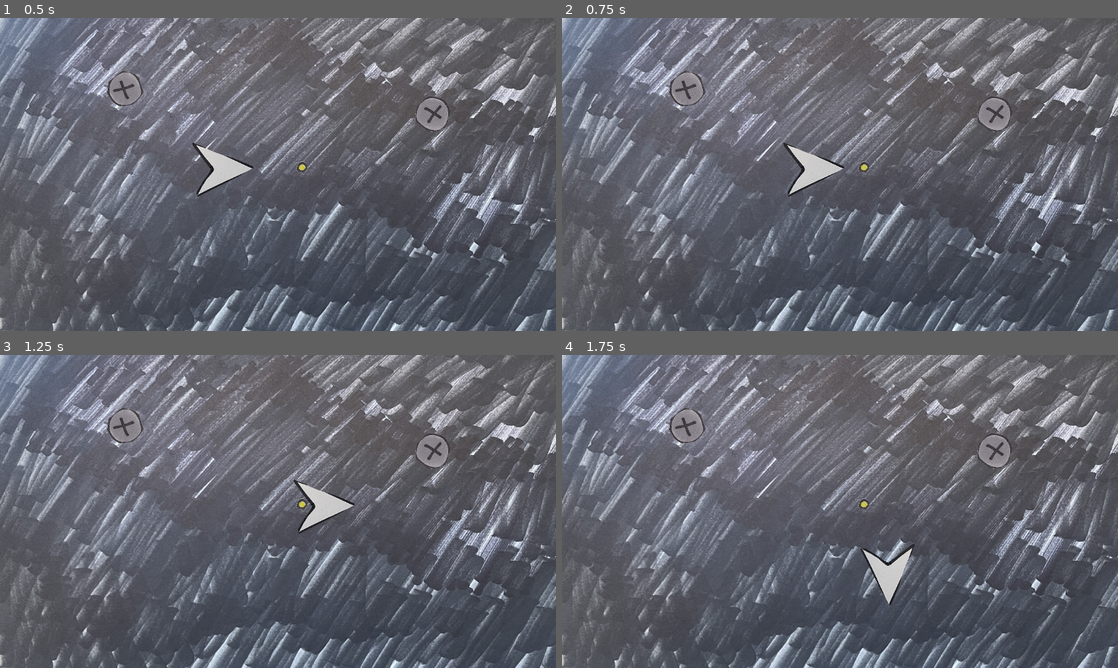
Above: before the commit, frames 1-4 (two rows, left to right).
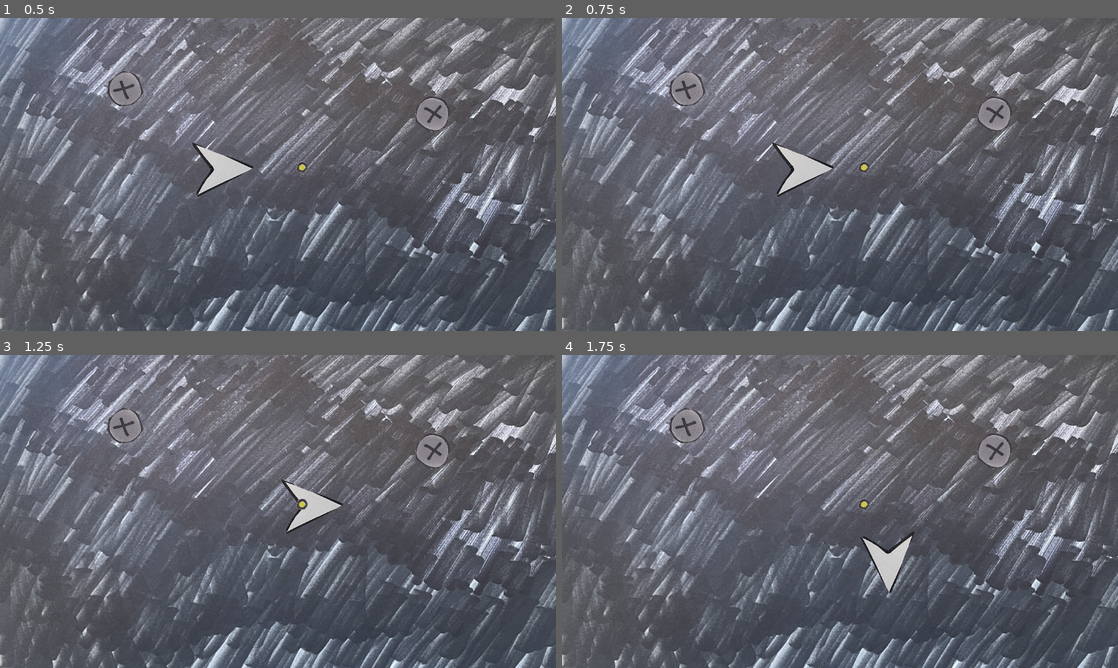
Above: after the commit, the same moments.

Repository: kd90301/asteroids-clone
Game: Godot game, scene res://scenes/main.tscn
Same seed, same stepped clock (60 frames per second), same inputs: the game is played once before the commit and once after it.
Inputs:
- Up to frame 1 (0.5 s): no input
- Up to frame 2 (0.75 s): tap Enter at 0.5 s; hold D (move_right) from 0.53 s (still down)
- Up to frame 3 (1.25 s): keep holding D (move_right)
- Up to frame 4 (1.75 s): release D (move_right) at 1.28 s; hold S (move_down) from 1.28 s (still down)

Frame 1 is identical in both runs. In frame 2, 0.7% of the frame differs, in the area x 37-51%, y 39-58%; in frame 3, 0.8%; in frame 4, 0.8%, in the area x 53-64%, y 56-80%.

Commit message:
Add enemy damage mechanic
When enemy collision area touches player, player is queue_free

Diff:
--- /dev/null
+++ b/asteroids-clone/scenes/enemy.gd
@@ -0,0 +1 @@
+extends Area2D
--- a/asteroids-clone/scenes/enemy.tscn
+++ b/asteroids-clone/scenes/enemy.tscn
@@ -1,11 +1,13 @@
-[gd_scene load_steps=3 format=3 uid="uid://fh0yveehtfc6"]
+[gd_scene load_steps=4 format=3 uid="uid://fh0yveehtfc6"]
 
 [ext_resource type="Texture2D" uid="uid://kbimsc31ttf4" path="res://assets/enemy.png" id="1_05dqc"]
+[ext_resource type="Script" path="res://scenes/enemy.gd" id="1_kfokl"]
 
 [sub_resource type="CircleShape2D" id="CircleShape2D_3cjpy"]
 radius = 1.0185
 
-[node name="enemy" type="Area2D"]
+[node name="enemy" type="Area2D" groups=["enemy"]]
+script = ExtResource("1_kfokl")
 
 [node name="Sprite2D" type="Sprite2D" parent="."]
 scale = Vector2(0.1, 0.1)
--- a/asteroids-clone/scenes/player.gd
+++ b/asteroids-clone/scenes/player.gd
@@ -2,6 +2,10 @@
 
 @export var max_speed := 100.0
 var velocity := Vector2(0,0)
+var steering_factor := 10.0
+
+func _ready() -> void:
+	area_entered.connect(_on_area_entered)
 
 func _process(delta: float) -> void:
 	var direction := Vector2(0,0)
@@ -11,8 +15,15 @@
 	if direction.length() > 1.0:
 		direction = direction.normalized()
 
-	velocity = direction * max_speed
+	var desired_velocity := max_speed * direction
+	var steering_vector := desired_velocity - velocity
+
+	velocity += steering_vector * steering_factor * delta
 	position += velocity * delta
 
 	if direction.length() > 0.0:
-		rotation = velocity.angle()
+		get_node("Sprite2D").rotation = velocity.angle()
+
+func _on_area_entered(area_that_entered : Area2D) -> void:
+	if area_that_entered.is_in_group("enemy"):
+		queue_free()
--- a/asteroids-clone/scenes/player.tscn
+++ b/asteroids-clone/scenes/player.tscn
@@ -6,7 +6,7 @@
 [sub_resource type="CircleShape2D" id="CircleShape2D_rcvfx"]
 radius = 0.595665
 
-[node name="player" type="Area2D"]
+[node name="player" type="Area2D" groups=["player"]]
 script = ExtResource("1_2u4am")
 max_speed = 300.0
 
